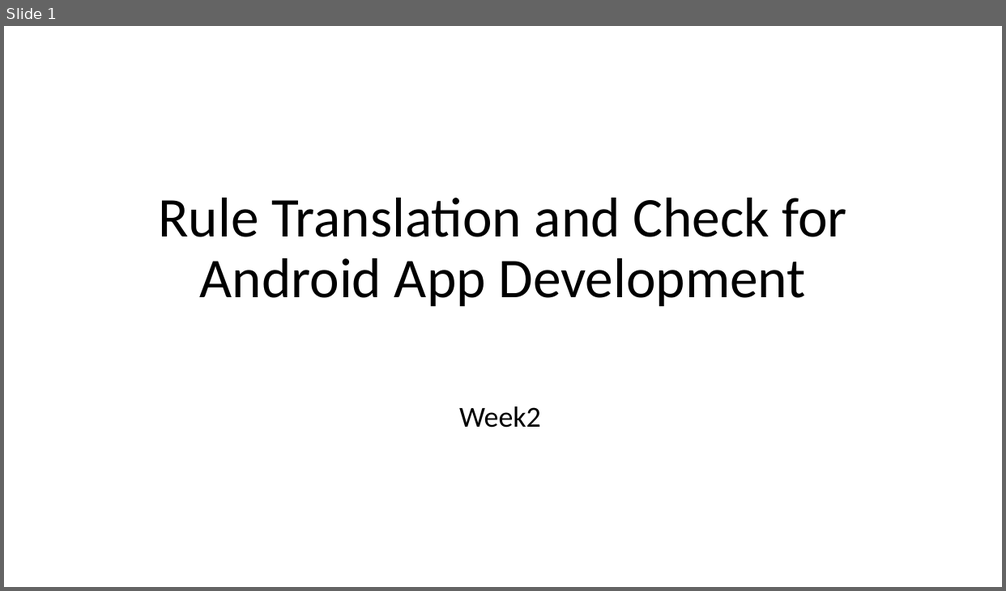
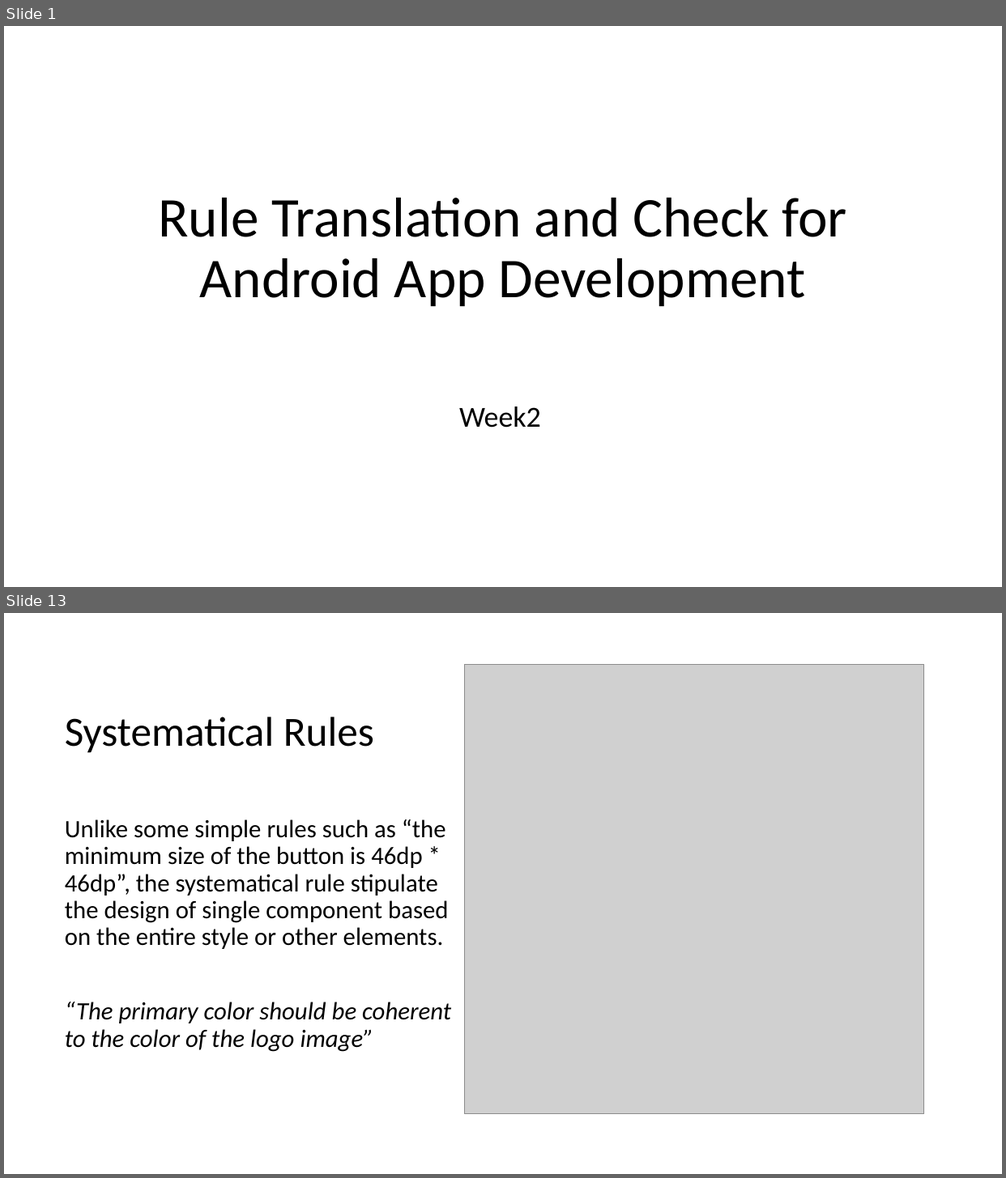
Before and after one commit to MulongXie/AppRuleCheck-Android, a slide deck: doc/week2.pptx. Shown one above the other, each under a label of ours: slide 1 before the commit, slides 1 and 13 after it; the slides between them are not shown. The pictures are 1006x591 and 1006x1178 pixels, drawn with LibreOffice and Linux fonts; fonts in the diff are those of the drawing; grey boxes stand for pictures. Boxes give left, top, right and bottom in pixels: in the first picture for what was removed or moved away, otherwise in the second. Text is boxed around its words. In the diff, an @@ line names an element or a change of style, - is before the commit and + after.

```diff
--- a/doc/week2.pptx
+++ b/doc/week2.pptx
@@ slide 13 added at [4,613,1002,1174], background #FFFFFF @@
@@ picture added at [464,665,925,1114] @@
@@ title added at [65,717,374,753], 40 pt, text #000000 @@
+Systematical Rules
@@ text added at [65,820,451,1052], 24 pt, text #000000 @@
+Unlike some simple rules such as “the minimum size of the button is 46dp * 46dp”, the systematical rule stipulate the design of single component based on the entire style or other elements.
+“The primary color should be coherent to the color of the logo image”
```
Also in this commit, not shown: 6 slides changed, 7 other slides added, 3 other files.
